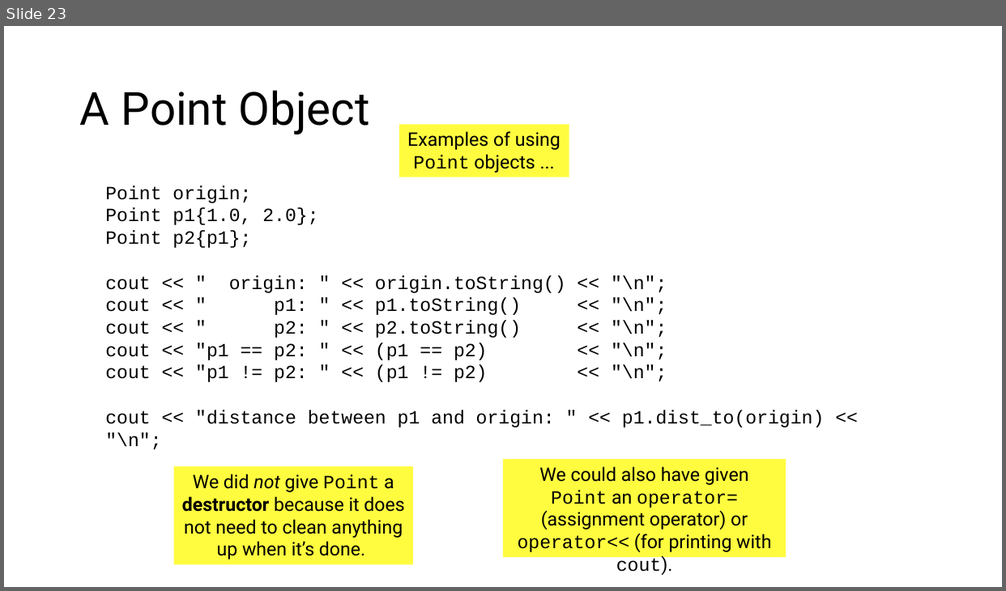
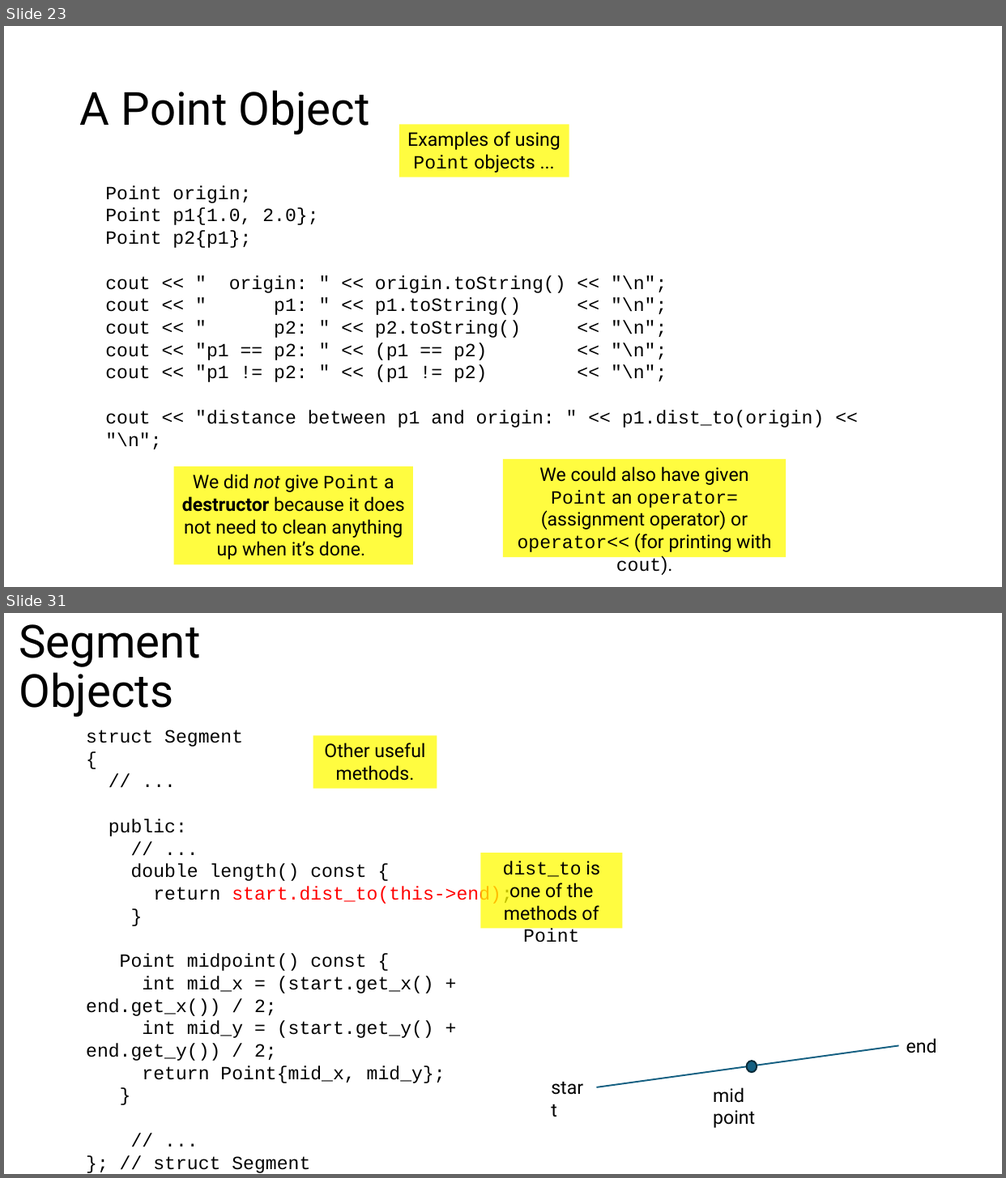
Before and after one commit to tjd1234/cmpt125spring2026, a slide deck: notes/week5/week5.pptx. Shown one above the other, each under a label of ours: slide 23 before the commit, slides 23 and 31 after it; the slides between them are not shown. The pictures are 1006x591 and 1006x1178 pixels, drawn with LibreOffice and Linux fonts; fonts in the diff are those of the drawing. Boxes give left, top, right and bottom in pixels: in the first picture for what was removed or moved away, otherwise in the second. Text is boxed around its words. In the diff, an @@ line names an element or a change of style, - is before the commit and + after.

```diff
--- a/notes/week5/week5.pptx
+++ b/notes/week5/week5.pptx
@@ slide 31 added at box(4, 613, 1002, 1174), background #FFFFFF @@
@@ title added at box(19, 624, 200, 717), 44 pt, text #000000 @@
+Segment Objects
@@ text added at box(86, 730, 513, 1084), 18 pt, text #000000 @@
+struct Segment
+{
+// ...
+public:
+// ...
+double length() const {
+return start.dist_to(this->end);
+}
+Point midpoint() const {
+int mid_x = (start.get_x() + end.get_x()) / 2;
+int mid_y = (start.get_y() + end.get_y()) / 2;
+return Point{mid_x, mid_y};
+}
+// ...
+}; // struct Segment
@@ rectangle added at box(313, 736, 437, 789), fill #FFFC00 at 75% opacity, 18 pt, text #000000 @@
+Other useful methods.
@@ rectangle added at box(481, 853, 622, 928), fill #FFFC00 at 75% opacity, 18 pt, text #000000 @@
+dist_to is one of the methods of Point
@@ text added at box(277, 976, 434, 994), 18 pt, text #000000 @@
+start
@@ line added from (597, 1088) to (898, 1046), #156082 1.5 pt @@
@@ text added at box(906, 1038, 937, 1054), 18 pt, text #000000 @@
+end
@@ ellipse added at box(747, 1062, 757, 1072), fill #156082, outline #092A39 1.5 pt @@
@@ text added at box(713, 1088, 755, 1128), 18 pt, text #000000 @@
+mid point
```
Also in this commit, not shown: 11 other slides added, 12 other files.
